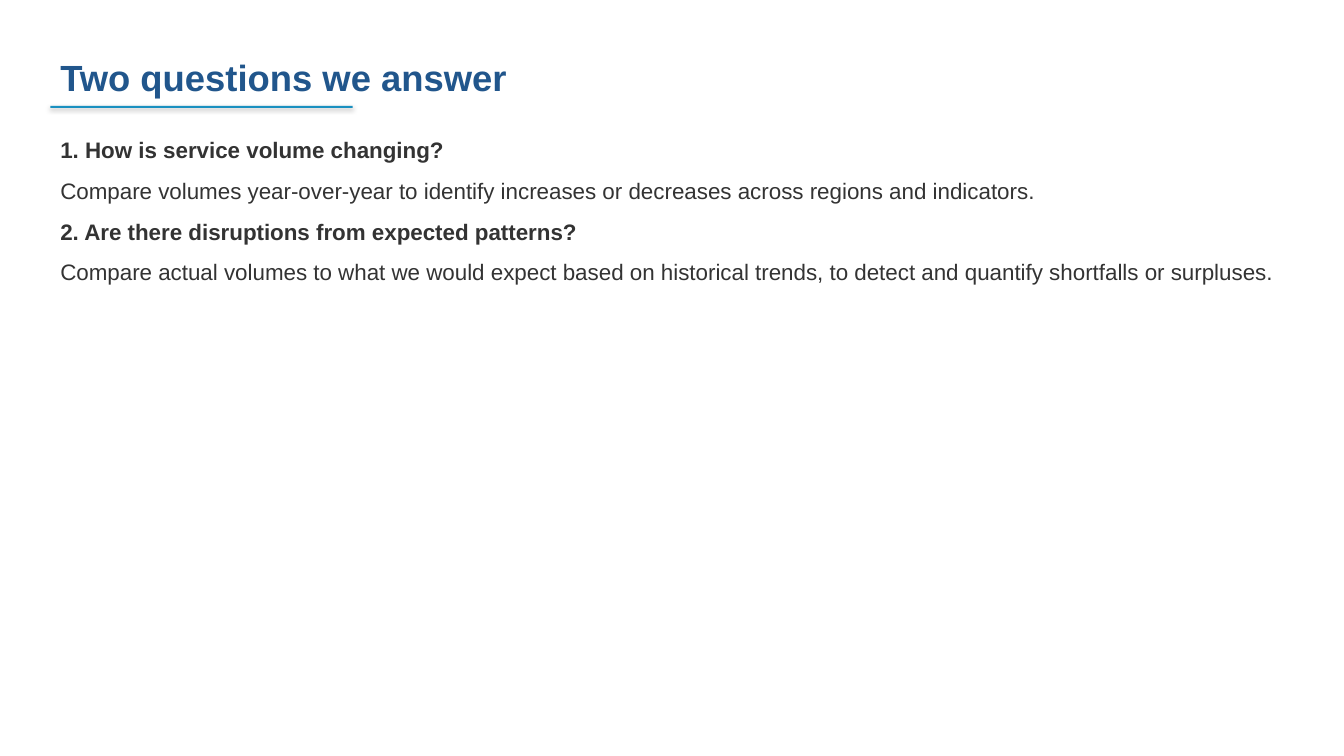
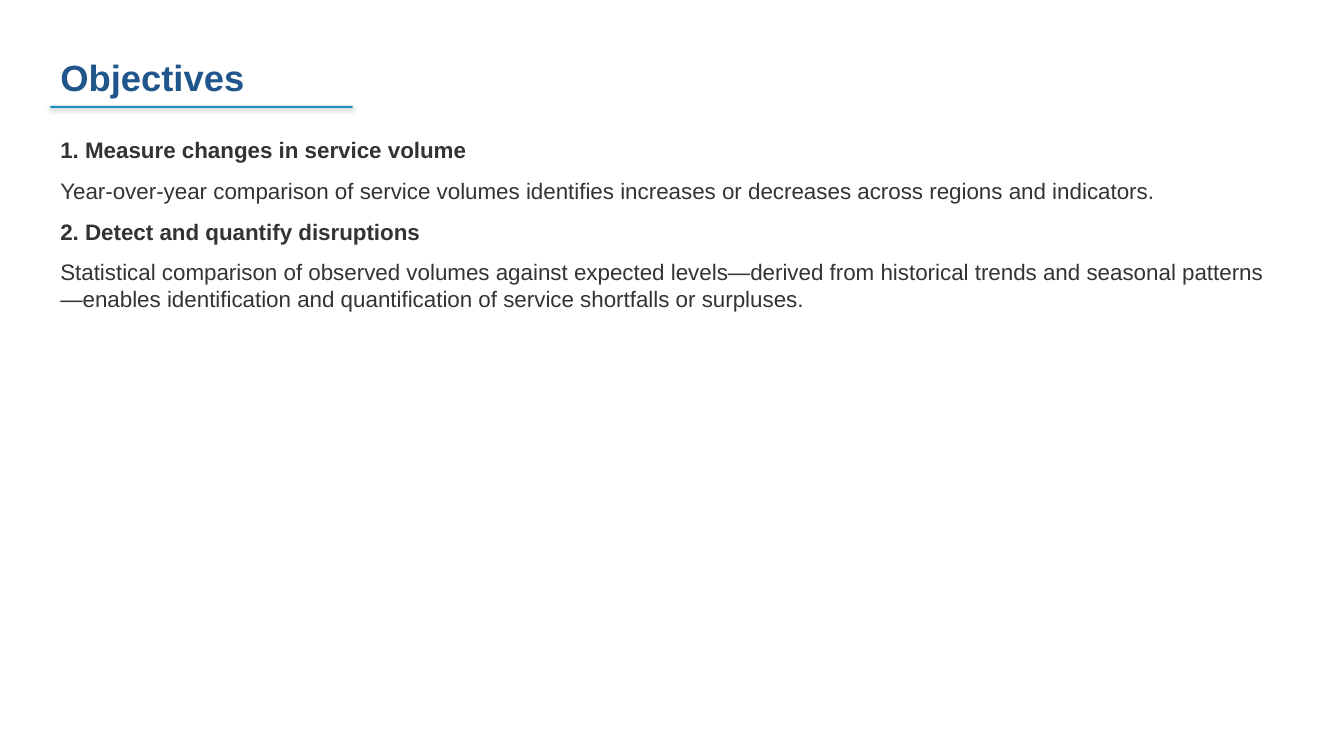
Before and after one commit to FASTR-Analytics/fastr-resource-hub, a slide deck: slide 57 of outputs/2026-zambia_deck.pptx (slide 62 before the commit). Drawn at 1344x756 pixels with LibreOffice and Linux fonts; fonts in the diff are those of the drawing. Boxes give left, top, right and bottom in pixels: in the first picture for what was removed or moved away, otherwise in the second. Text is boxed around its words. In the diff, an @@ line names an element or a change of style, - is before the commit and + after.

```diff
--- a/outputs/2026-zambia_deck.pptx
+++ b/outputs/2026-zambia_deck.pptx
@@ text at <box>60,64,244,99</box>: text changed @@
-Two questions we answer
+Objectives
@@ text at <box>60,141,1263,312</box>: text changed @@
-1. How is service volume changing?
-Compare volumes year-over-year to identify increases or decreases across regions and indicators.
-2. Are there disruptions from expected patterns?
-Compare actual volumes to what we would expect based on historical trends, to detect and quantify shortfalls or surpluses.
+1. Measure changes in service volume
+Year-over-year comparison of service volumes identifies increases or decreases across regions and indicators.
+2. Detect and quantify disruptions
+Statistical comparison of observed volumes against expected levels—derived from historical trends and seasonal patterns—enables identification and quantification of service shortfalls or surpluses.
```
Also in this commit, not shown: 25 other slides changed, 24 slides added, 39 slides removed, 12 other files.
